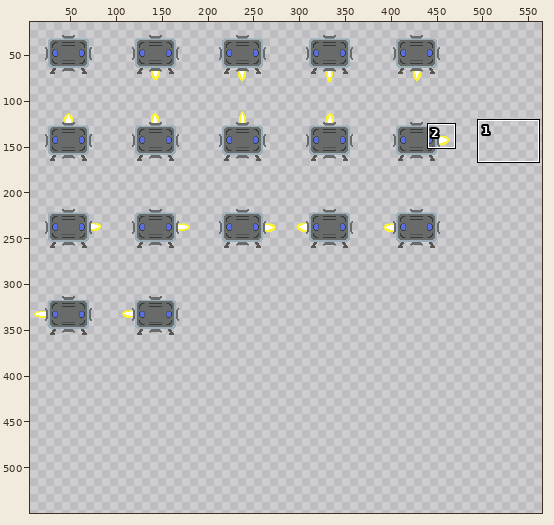
A sprite sheet gets an edit: public/assets/sprite_rocket_omin.png. The picture above shows the old version from afar; the outline marks the close-up.
Close-up. The starting point:
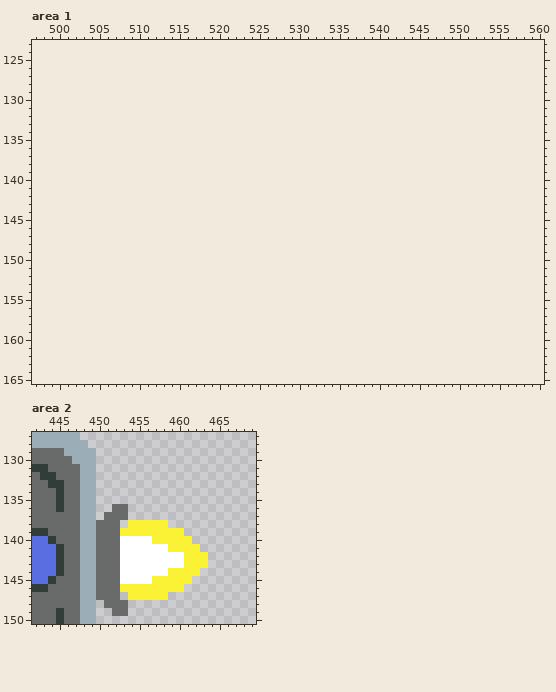
The file is 476x381 pixels. Shown: area 1: x 497..560, y 123..165; area 2: x 442..469, y 127..150. The old version is drawn lined up with the new one, on the new canvas. The wide view leaves out empty margins. The commit also changed other parts of the picture, which this record leaves out.
And afterwards:
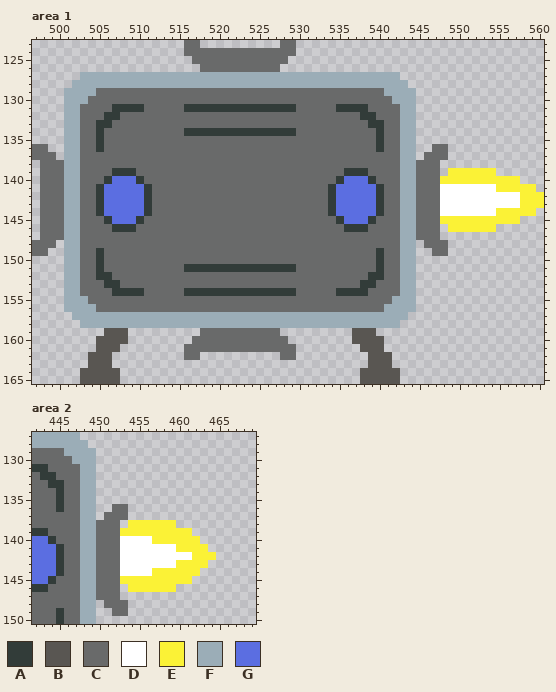
Palette (. is transparent): A #323c39  B #595652  C #696a6a  D #ffffff  E #fbf236  F #9badb7  G #5b6ee1
Change:
canvas 476x381 -> 571x571
Area 1:
y 123: x 516..517 .. -> CC; x 528..529 .. -> CC
y 124: x 516..529 .............. -> CCCCCCCCCCCCCC
y 125: x 517..528 ............ -> CCCCCCCCCCCC
y 126: x 518..527 .......... -> CCCCCCCCCC
y 127: x 503..542 ........................................ -> FFFFFFFFFFFFFFFFFFFFFFFFFFFFFFFFFFFFFFFF
y 128: x 502..543 .......................................... -> FFFFFFFFFFFFFFFFFFFFFFFFFFFFFFFFFFFFFFFFFF
y 129: x 501..544 ............................................ -> FFFFCCCCCCCCCCCCCCCCCCCCCCCCCCCCCCCCCCCCFFFF
y 130: x 501..544 ............................................ -> FFFCCCCCCCCCCCCCCCCCCCCCCCCCCCCCCCCCCCCCCFFF
y 131: x 501..544 ............................................ -> FFCCCCAAAACCCCCAAAAAAAAAAAAAACCCCCAAAACCCCFF
y 132: x 501..544 ............................................ -> FFCCCAACCCCCCCCCCCCCCCCCCCCCCCCCCCCCCAACCCFF
y 133: x 501..544 ............................................ -> FFCCAACCCCCCCCCCCCCCCCCCCCCCCCCCCCCCCCAACCFF
y 134: x 501..544 ............................................ -> FFCCACCCCCCCCCCAAAAAAAAAAAAAACCCCCCCCCCACCFF
y 135: x 501..544 ............................................ -> FFCCACCCCCCCCCCCCCCCCCCCCCCCCCCCCCCCCCCACCFF
y 136: x 497..498 .. -> CC; x 501..544 ............................................ -> FFCCACCCCCCCCCCCCCCCCCCCCCCCCCCCCCCCCCCACCFF; x 547..548 .. -> CC
y 137: x 497..499 ... -> CCC; x 501..544 ............................................ -> FFCCCCCCCCCCCCCCCCCCCCCCCCCCCCCCCCCCCCCCCCFF; x 546..548 ... -> CCC
y 138: x 498..547 .................................................. -> CCCFFCCCCCCCCCCCCCCCCCCCCCCCCCCCCCCCCCCCCCCCCFFCCC
y 139: x 498..547 .................................................. -> CCCFFCCCCAAACCCCCCCCCCCCCCCCCCCCCCCCCCAAACCCCFFCCC; x 549..554 ...... -> EEEEEE
y 140: x 498..557 ............................................................ -> CCCFFCCCAGGGACCCCCCCCCCCCCCCCCCCCCCCCAGGGACCCFFCCCEEEEEEEEEE
y 141: x 498..559 .............................................................. -> CCCFFCCAGGGGGACCCCCCCCCCCCCCCCCCCCCCAGGGGGACCFFCCCDDDDDDDEEEEE
y 142..143: x 498..560 ............................................................... -> CCCFFCCAGGGGGACCCCCCCCCCCCCCCCCCCCCCAGGGGGACCFFCCCDDDDDDDDDDEEE
y 144: x 498..559 .............................................................. -> CCCFFCCAGGGGGACCCCCCCCCCCCCCCCCCCCCCAGGGGGACCFFCCCDDDDDDDEEEEE
y 145: x 498..557 ............................................................ -> CCCFFCCCAGGGACCCCCCCCCCCCCCCCCCCCCCCCAGGGACCCFFCCCEEEEEEEEEE
y 146: x 498..547 .................................................. -> CCCFFCCCCAAACCCCCCCCCCCCCCCCCCCCCCCCCCAAACCCCFFCCC; x 549..554 ...... -> EEEEEE
y 147: x 498..547 .................................................. -> CCCFFCCCCCCCCCCCCCCCCCCCCCCCCCCCCCCCCCCCCCCCCFFCCC
y 148: x 497..499 ... -> CCC; x 501..544 ............................................ -> FFCCCCCCCCCCCCCCCCCCCCCCCCCCCCCCCCCCCCCCCCFF; x 546..548 ... -> CCC
y 149: x 497..498 .. -> CC; x 501..544 ............................................ -> FFCCACCCCCCCCCCCCCCCCCCCCCCCCCCCCCCCCCCACCFF; x 547..548 .. -> CC
y 150: x 501..544 ............................................ -> FFCCACCCCCCCCCCCCCCCCCCCCCCCCCCCCCCCCCCACCFF
y 151: x 501..544 ............................................ -> FFCCACCCCCCCCCCAAAAAAAAAAAAAACCCCCCCCCCACCFF
y 152: x 501..544 ............................................ -> FFCCAACCCCCCCCCCCCCCCCCCCCCCCCCCCCCCCCAACCFF
y 153: x 501..544 ............................................ -> FFCCCAACCCCCCCCCCCCCCCCCCCCCCCCCCCCCCAACCCFF
y 154: x 501..544 ............................................ -> FFCCCCAAAACCCCCAAAAAAAAAAAAAACCCCCAAAACCCCFF
y 155: x 501..544 ............................................ -> FFFCCCCCCCCCCCCCCCCCCCCCCCCCCCCCCCCCCCCCCFFF
y 156: x 501..544 ............................................ -> FFFFCCCCCCCCCCCCCCCCCCCCCCCCCCCCCCCCCCCCFFFF
y 157: x 502..543 .......................................... -> FFFFFFFFFFFFFFFFFFFFFFFFFFFFFFFFFFFFFFFFFF
y 158: x 503..542 ........................................ -> FFFFFFFFFFFFFFFFFFFFFFFFFFFFFFFFFFFFFFFF
y 159: x 506..508 ... -> BBB; x 518..527 .......... -> CCCCCCCCCC; x 537..539 ... -> BBB
y 160: x 505..508 .... -> BBBB; x 517..528 ............ -> CCCCCCCCCCCC; x 537..540 .... -> BBBB
y 161: x 505..507 ... -> BBB; x 516..529 .............. -> CCCCCCCCCCCCCC; x 538..540 ... -> BBB
y 162: x 504..506 ... -> BBB; x 516..517 .. -> CC; x 528..529 .. -> CC; x 539..541 ... -> BBB
y 163: x 504..506 ... -> BBB; x 539..541 ... -> BBB
y 164..165: x 503..507 ..... -> BBBBB; x 538..542 ..... -> BBBBB
Area 2:
y 138: x 459 . -> E
y 139: x 461 . -> E
y 140: x 462 . -> E
y 141: x 459 E -> D; x 463 . -> E
y 142: x 461 E -> D; x 464 . -> E
y 143: x 460 D -> E
y 144: x 457..458 DD -> EE
y 145: x 453..456 DDDD -> EEEE
y 146: x 453 E -> .; x 460 E -> .
y 147: x 454..458 EEEEE -> .....
